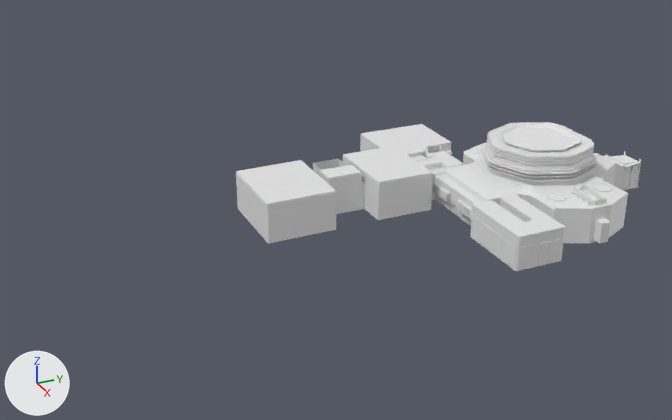
A saved change to the FBX model testProject/Assets/3D/Cardis/Cardis.fbx.
Both versions are drawn from a 50 mm camera at (65.7, -50.0, 35.7) aimed at (-1.2, -19.9, 2.2). Every picture has the same lights, and +X, +Y and +Z are marked at lower left. Materials are left out; every surface is plain grey. Where no turn or scale is listed for an object, it has been applied to the vertices. Vertices at the same position are counted once.

In view in the first picture: 'body', 'body.006', 'body.007'.
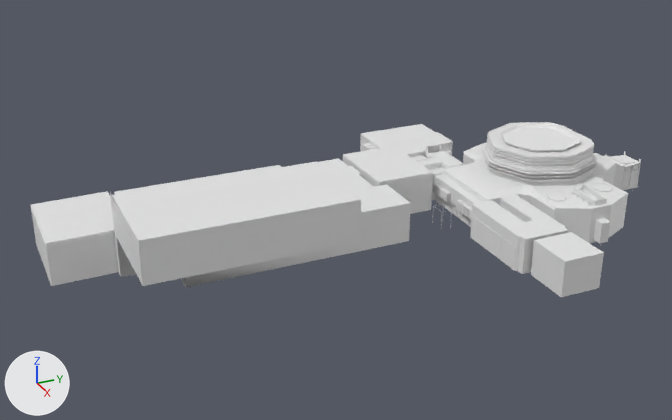
Where the newer file only moved an object's origin or applied its transform, the numbers keep the older frame.

Boxes [x1, y1, x2, y2] around the edits, measured in the pictures (672 x 420 px; the box of a moved part takes in the faces that stretch with it):
'body', reshaped: before [415, 122, 628, 271]; after [415, 122, 628, 274]
'fatihScene_all', added: after [31, 155, 433, 287]
'fatihScene_top', added: after [31, 146, 432, 243]
'body.006', reshaped (not visible afterwards): before [236, 146, 433, 243]
'greenRoom', added: after [522, 230, 604, 297]
part 2 of me_cylinder_013, moved or reshaped: before [436, 195, 565, 271]; after [436, 195, 568, 274]

Edits to the bpy script that builds the scene:
```text
Change me_cylinder_013:
    used by ob_body; location = (0.0, 0.0, 0.0)
    remove me_cylinder_013.from_pydata(...)  # 2515 vertices, 2264 faces; spans x -8.6..11.1, y -9.6..9.2, z -0.5..6.4
    add me_cylinder_013.from_pydata(...)  # 2502 vertices, 2225 faces; spans x -8.6..11.6, y -9.6..9.2, z -0.5..6.4
    me_cylinder_013 part 2: 64 vertices moved from x -3.8..10.8, y -9.6..-4.9, z -0.1..0.1 to x -3.8..10.8, y -9.6..-4.9, z -0.1; 60 vertices removed from x -3.8..11.1, y -9.5..-4.9, z 0.0..3.0; 64 vertices added at x -4.1..11.6, y -9.5..-4.9, z -0.1..3.0
Change me_cylinder_019:
    used by ob_body_006; location = (0.0, 0.0, 0.0)
    remove me_cylinder_019.from_pydata(...)  # 227 vertices, 197 faces; spans x -10.1..-1.8, y -26.0..-9.5, z -0.1..3.7
    add me_cylinder_019.from_pydata(...)  # 334 vertices, 286 faces; spans x -16.1..-11.4, y -10.4..-3.3, z -0.1..3.0
    me_cylinder_019 part 1: 227 vertices removed from x -10.1..-1.8, y -26.0..-9.5, z -0.1..3.7; 334 vertices added at x -16.1..-11.4, y -10.4..-3.3, z -0.1..3.0
Add me_cylinder_020_1:
    me_cylinder_020_1.from_pydata(...)  # 291 vertices, 232 faces; spans x -10.1..7.6, y -44.1..-9.5, z -0.1..7.1
Add me_cylinder_026:
    me_cylinder_026.from_pydata(...)  # 44 vertices, 11 faces; spans x -10.1..7.6, y -44.1..-9.8, z 3.5..7.1
Add me_cylinder_025:
    me_cylinder_025.from_pydata(...)  # 38 vertices, 20 faces; spans x 11.61..15.98, y -9.34..-5.14, z -0.07..3.04
Add ob_fatihscene_all:
    ob_fatihscene_all = bpy.data.objects.new('fatihScene_all', me_cylinder_020_1)
    ob_fatihscene_all.location = (0.0, 0.0, 0.0)
Add ob_fatihscene_top:
    ob_fatihscene_top = bpy.data.objects.new('fatihScene_top', me_cylinder_026)
    ob_fatihscene_top.location = (0.0, 0.0, 0.0)
Add ob_greenroom:
    ob_greenroom = bpy.data.objects.new('greenRoom', me_cylinder_025)
    ob_greenroom.location = (0.0, 0.0, 0.0)
```
